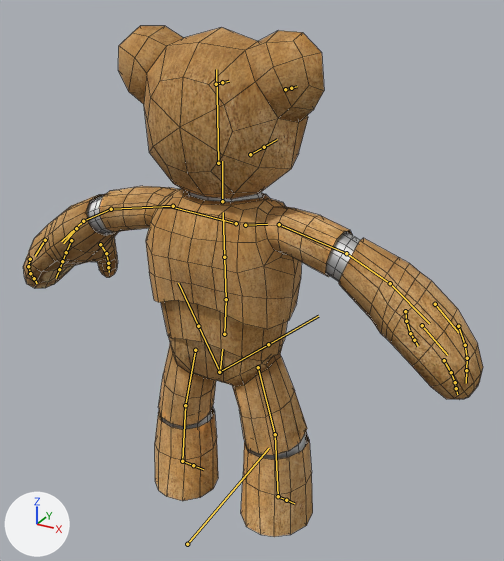
A saved change to the FBX model src/Assets/Models/Characters/Humanoid/Robots/Bosco/Bosco.fbx.
The view is the same before and after, from a 50 mm lens placed at (0.962, -1.59, 1.597), pointed at (0.041, 0.085, 0.76). Every picture has the same lights, and +X, +Y and +Z are marked at lower left. The bones that bend it are drawn over the model as lines. Mesh edges are drawn as thin lines.

Names of what the first picture shows: 'BoscoMesh'.
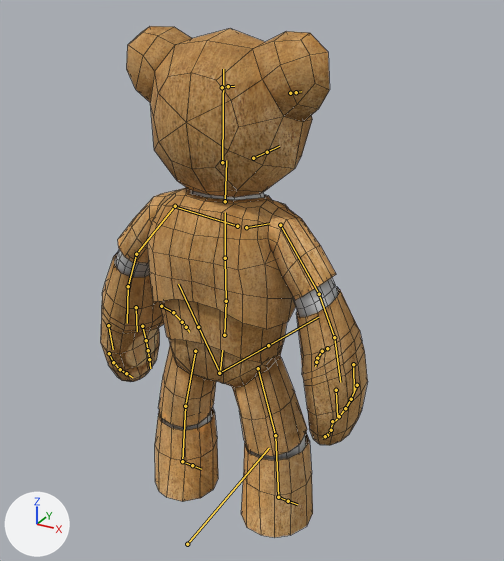
The newer file adds an action. The first version stands in its rest pose; the second is drawn at frame 35 of the action 'Bosco|stand_still'.

The change, as a list of edits to the scene's bpy script:
```text
Change bone_spine_2:
    where bone_spine_2 = bpy.data.objects['Bosco'].pose.bones['spine.2']  # child of 'spine.1'
    bone_spine_2.rotation_quaternion: (1.0, 0.0, 0.0, 0.0) -> (1.0, 0.011, 0.0, 0.0)  # degrees (0, 0, 0) -> degrees (1, 0, 0)
Change bone_spine_3:
    where bone_spine_3 = bpy.data.objects['Bosco'].pose.bones['spine.3']  # child of 'spine.2'
    bone_spine_3.rotation_quaternion: (1.0, 0.0, 0.0, 0.0) -> (1.0, 0.02, 0.0, 0.0)  # degrees (0, 0, 0) -> degrees (2, 0, 0)
Change bone_shoulder_l:
    where bone_shoulder_l = bpy.data.objects['Bosco'].pose.bones['shoulder.L']  # child of 'clavice.L'
    bone_shoulder_l.rotation_quaternion: (1.0, 0.0, 0.0, 0.0) -> (0.933, 0.03, 0.007, -0.359)  # degrees (0, 0, 0) -> degrees (3, 2, -42)
Change bone_shoulder_r:
    where bone_shoulder_r = bpy.data.objects['Bosco'].pose.bones['shoulder.R']  # child of 'clavice.R'
    bone_shoulder_r.rotation_quaternion: (1.0, 0.0, 0.0, 0.0) -> (0.933, 0.03, -0.007, 0.359)  # degrees (0, 0, 0) -> degrees (3, -2, 42)
```

Where the change shows, as pixel boxes (x1, y1, x2, y2) in the pictures (504 x 561 px):
'BoscoMesh', posed (42% narrower)
    before: (23, 26, 483, 537)
    after: (101, 26, 368, 537)
bone 'spine.2', root to tip
    before: (226, 299) to (224, 257)
    after: (226, 301) to (225, 258)
bone 'spine.3', root to tip
    before: (224, 257) to (223, 212)
    after: (225, 258) to (225, 212)
bone 'shoulder.L', root to tip
    before: (173, 206) to (111, 209)
    after: (175, 206) to (136, 254)
bone 'shoulder.R', root to tip
    before: (279, 224) to (346, 253)
    after: (280, 225) to (319, 294)
